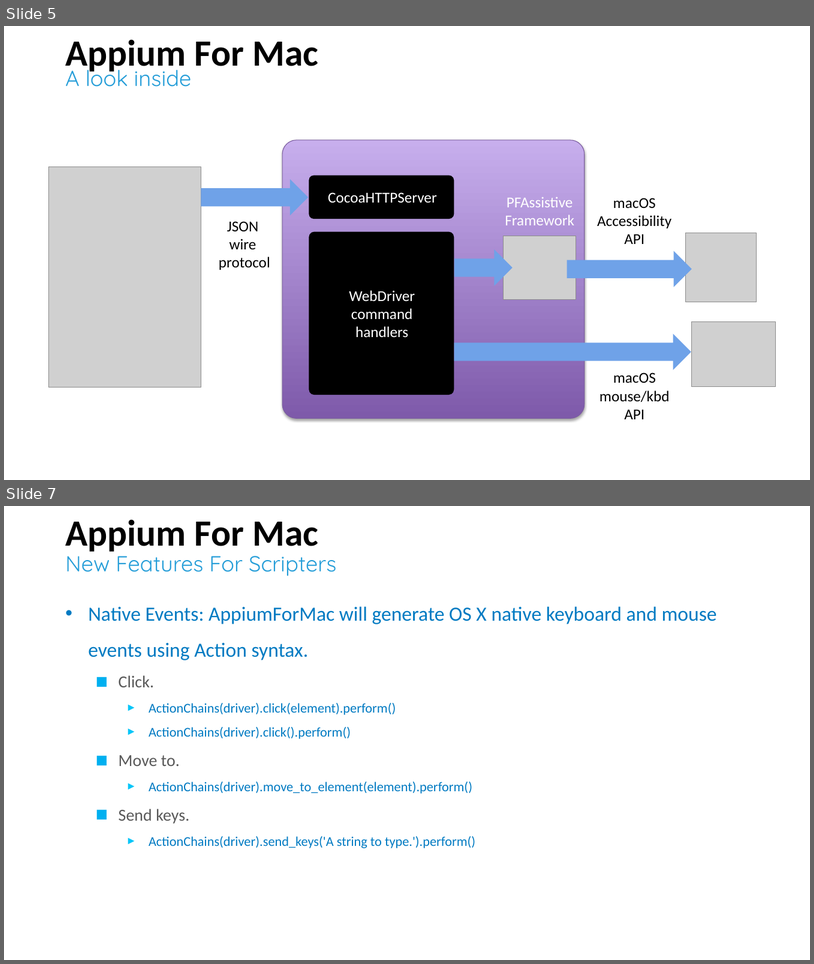
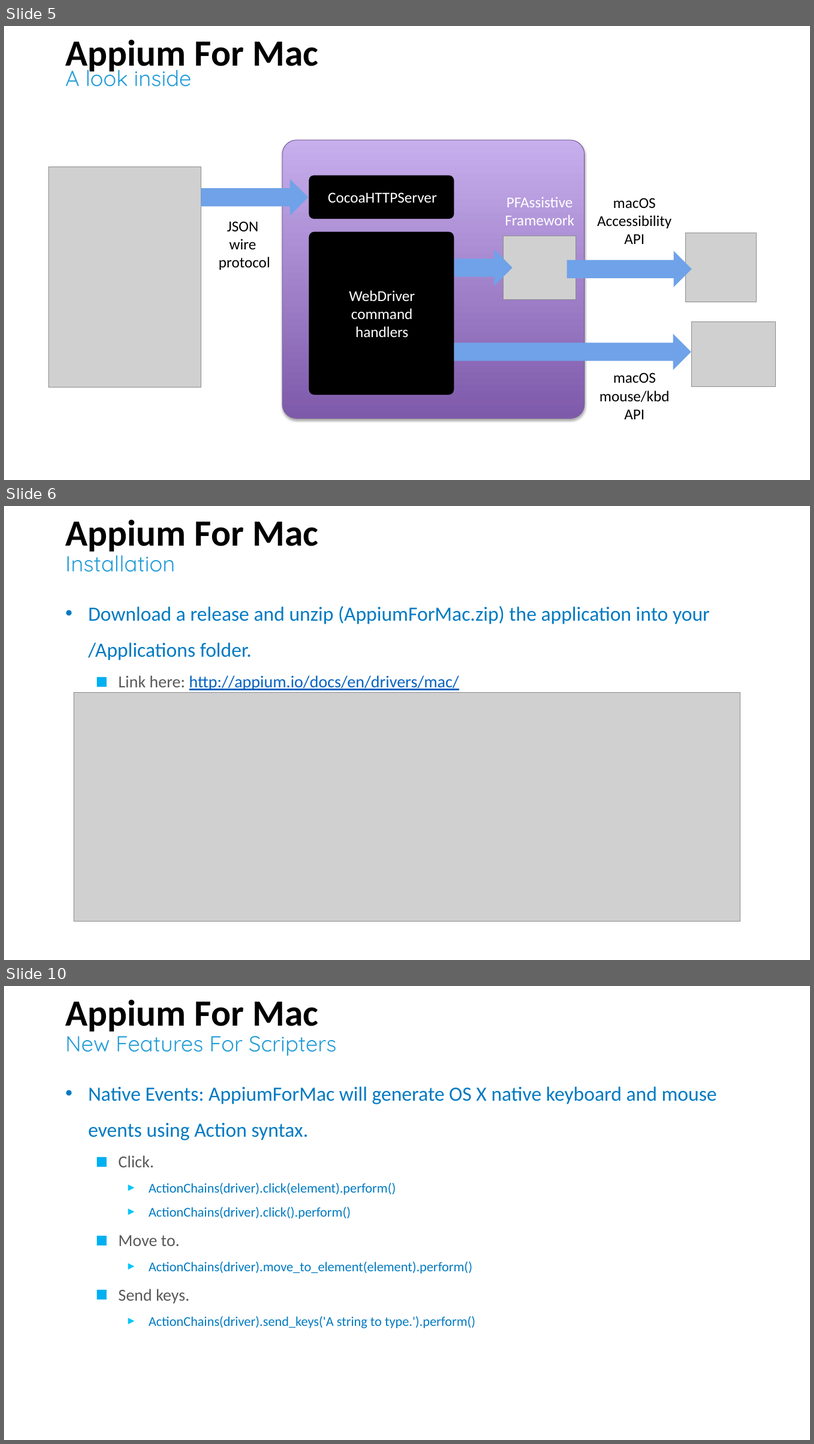
Before and after one commit to nmdong/appiumformac, a slide deck: Session 2 - Robot framework - Appium For MACOS.pptx. Shown one above the other, each under a label of ours: slides 5 and 7 before the commit, slides 5, 6 and 10 after it; the slides between them are not shown. The pictures are 814x964 and 814x1444 pixels, drawn with LibreOffice and Linux fonts; fonts in the diff are those of the drawing; grey boxes stand for pictures. Boxes give left, top, right and bottom in pixels: in the first picture for what was removed or moved away, otherwise in the second. Text is boxed around its words. In the diff, an @@ line names an element or a change of style, - is before the commit and + after.

```diff
--- a/Session 2 - Robot framework - Appium For MACOS.pptx
+++ b/Session 2 - Robot framework - Appium For MACOS.pptx
@@ slide 6 added at (4,506,810,960), background #FFFFFF @@
@@ title added at (65,519,318,552), 44 pt, text #000000, bold @@
+Appium For Mac
@@ text added at (65,549,175,572), 26 pt, text #249DD8 @@
+Installation
@@ text added at (88,606,710,690), 24 pt, text #007AC2 @@
+• Download a release and unzip (AppiumForMac.zip) the application into your /Applications folder.
+  ■ Link here: http://appium.io/docs/en/drivers/mac/
@@ picture added at (74,693,741,921) @@
@@ what was slide 7 is now slide 10 @@
```
Also in this commit, not shown: 6 slides changed, 6 other slides added, 1 slide removed.
